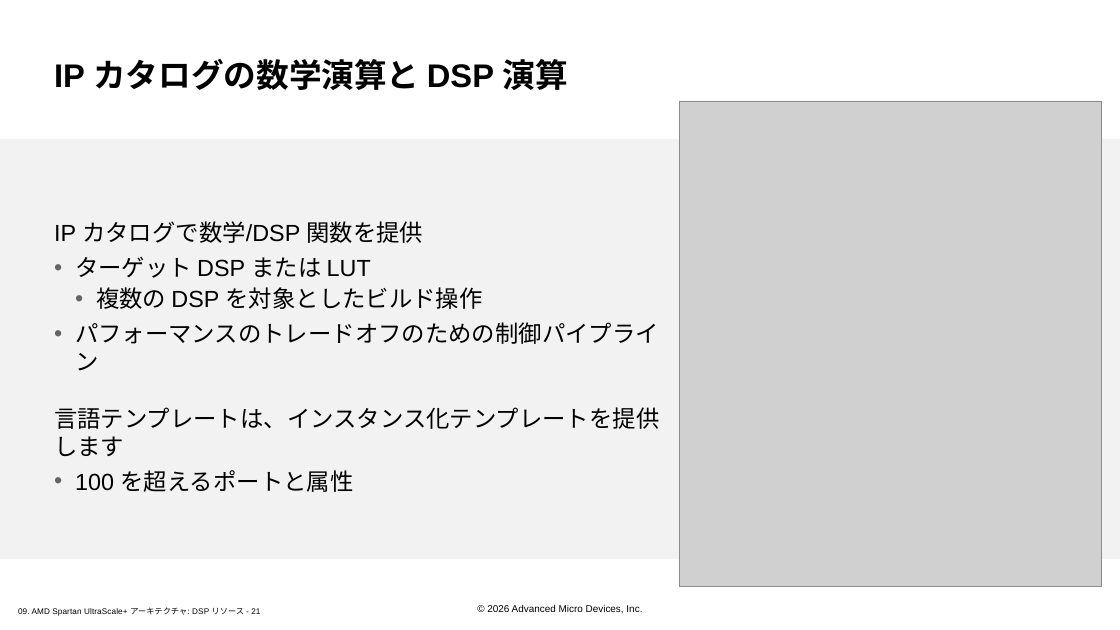
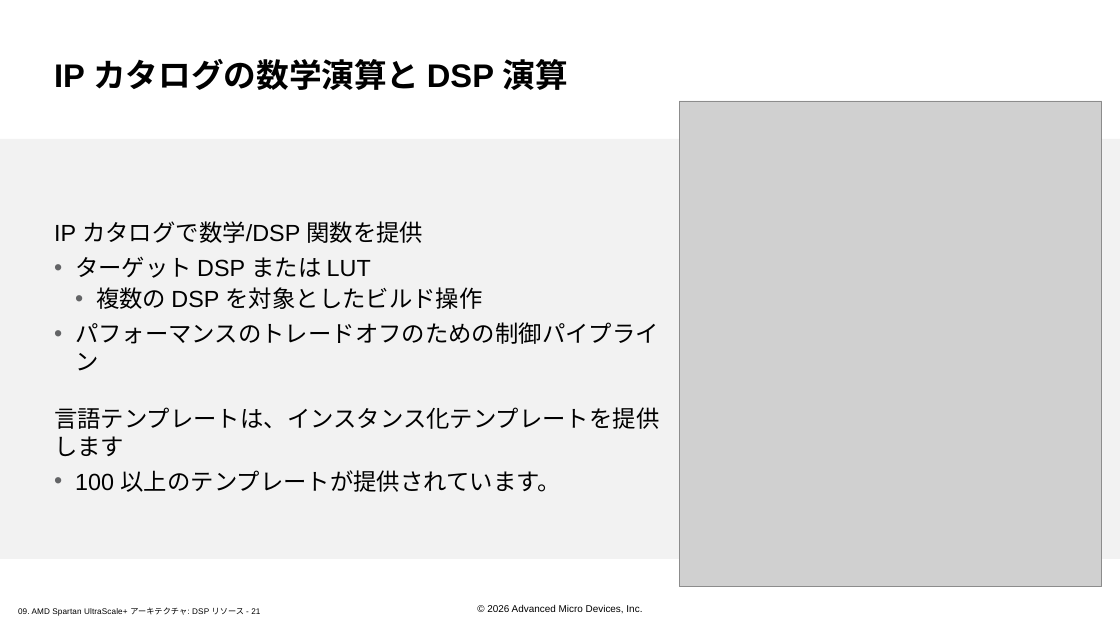
Before and after one commit to hdlabjk/spusp, a slide deck: slide 21 of doc/slides_docx/09. AMD Spartan UltraScale+ Architecture DSP Resources_ILT_translated_ja.pptx. Drawn at 1120x630 pixels with LibreOffice and Linux fonts; fonts in the diff are those of the drawing; grey boxes stand for pictures; background and template pictures are left out. Boxes give left, top, right and bottom in pixels: in the first picture for what was removed or moved away, otherwise in the second. Text is boxed around its words. In the diff, an @@ line names an element or a change of style, - is before the commit and + after.

```diff
--- a/doc/slides_docx/09. AMD Spartan UltraScale+ Architecture DSP Resources_ILT_translated_ja.pptx
+++ b/doc/slides_docx/09. AMD Spartan UltraScale+ Architecture DSP Resources_ILT_translated_ja.pptx
@@ text at [75, 470, 561, 492]: text changed @@
-• 100 を超えるポートと属性
+• 100 以上のテンプレートが提供されています。
```
Also in this commit, not shown: 7 other slides changed, 9 other files.
